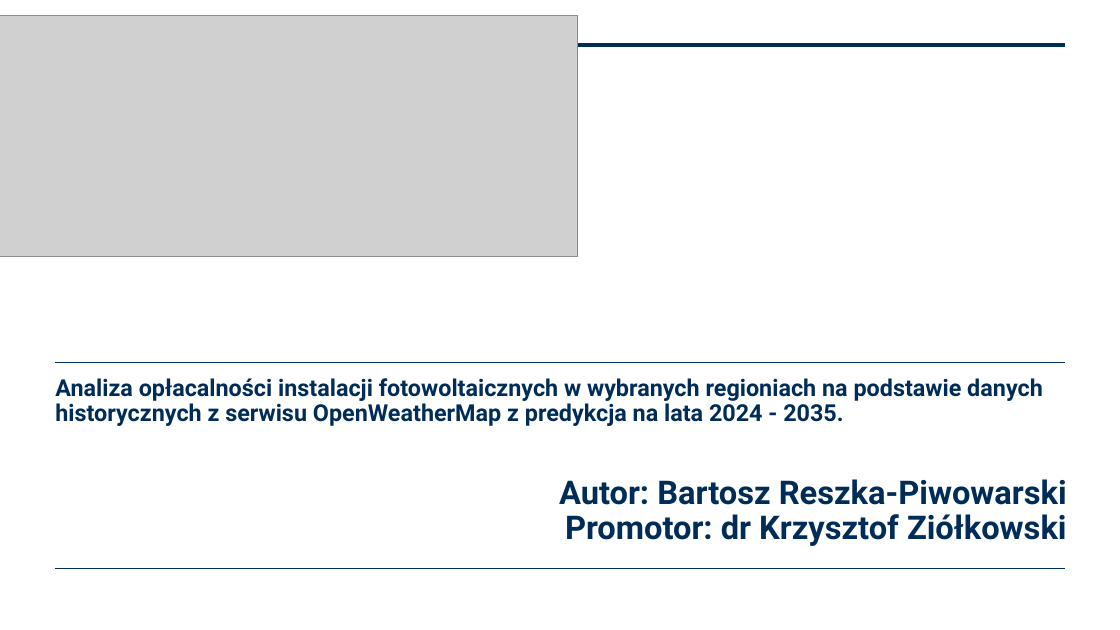
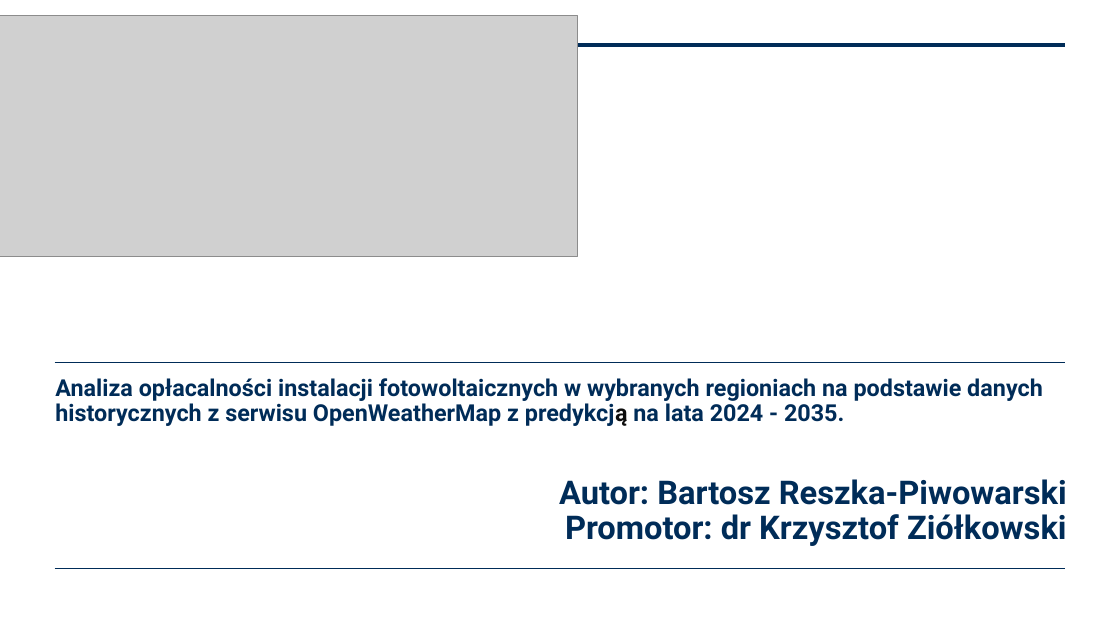
Before and after one commit to BartoszRP/MERITO_ML_Projekt_Fotowoltaika_2024, a slide deck: slide 1 of 6. Docs/Bartosz_Reszka_Piwowarski_Prezentacja.pptx. Drawn at 1120x630 pixels with LibreOffice and Linux fonts; fonts in the diff are those of the drawing; grey boxes stand for pictures; background and template pictures are left out. Boxes give left, top, right and bottom in pixels: in the first picture for what was removed or moved away, otherwise in the second. Text is boxed around its words. In the diff, an @@ line names an element or a change of style, - is before the commit and + after.

```diff
--- a/6. Docs/Bartosz_Reszka_Piwowarski_Prezentacja.pptx
+++ b/6. Docs/Bartosz_Reszka_Piwowarski_Prezentacja.pptx
@@ title at <box>55,378,1043,426</box>: text changed @@
-Analiza opłacalności instalacji fotowoltaicznych w wybranych regioniach na podstawie danych historycznych z serwisu OpenWeatherMap z predykcja na lata 2024 - 2035.
+Analiza opłacalności instalacji fotowoltaicznych w wybranych regioniach na podstawie danych historycznych z serwisu OpenWeatherMap z predykcją na lata 2024 - 2035.
```
Also in this commit, not shown: 1 other slide changed, 3 other files.
